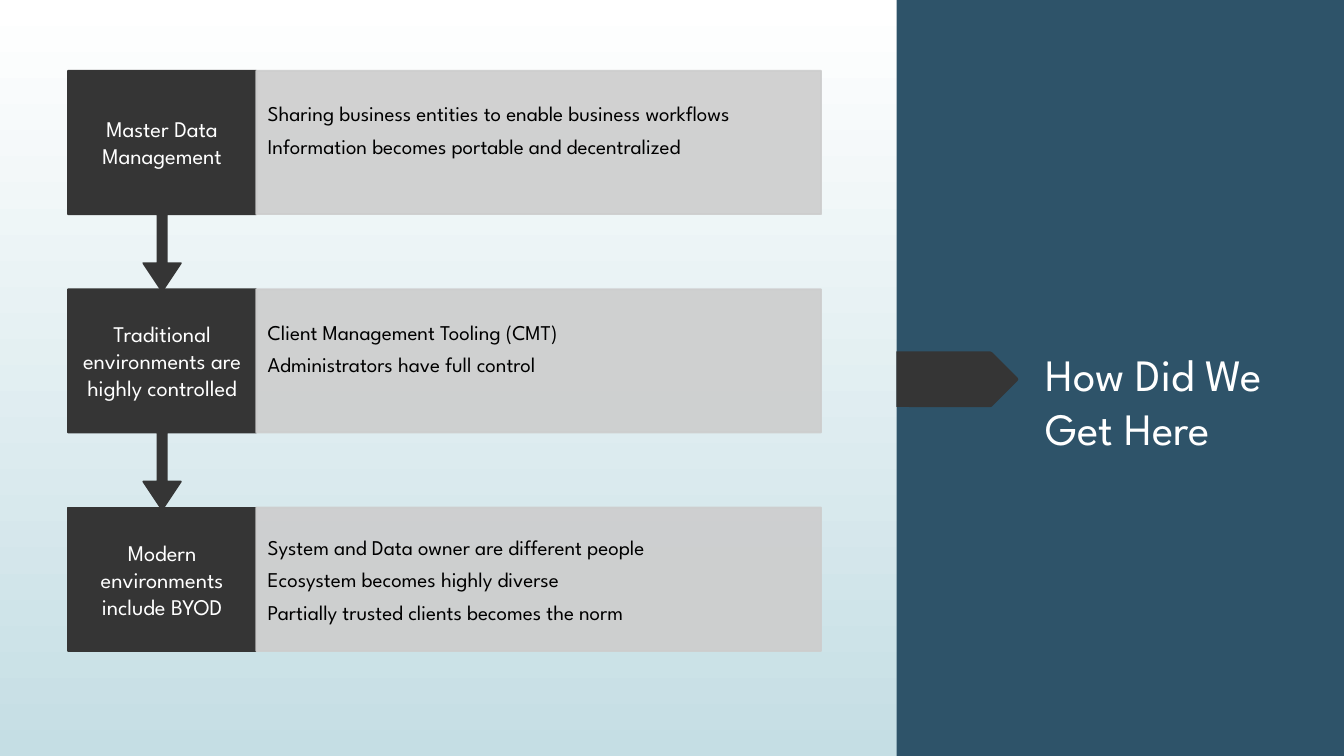
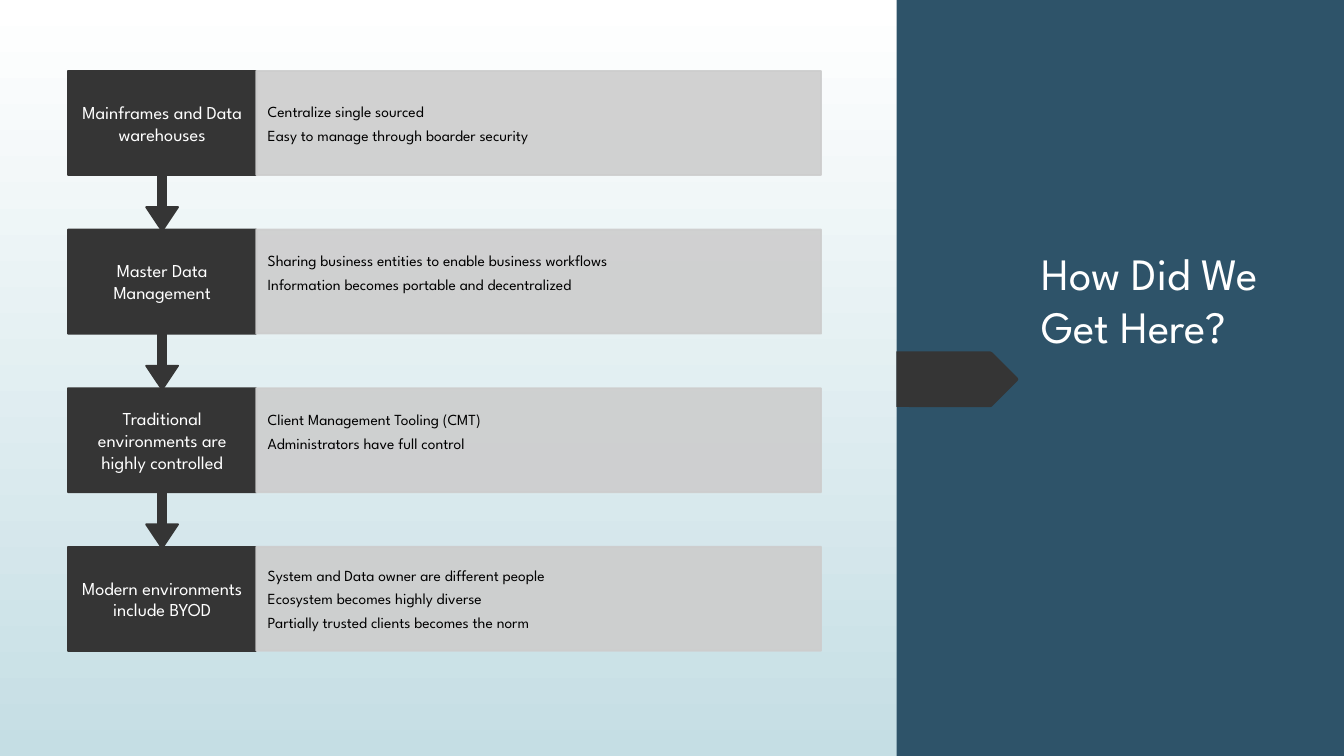
Before and after one commit to dr-natetorious/TIM-7030-Managing_Risks_and_Privacy, a slide deck: slide 3 of Week7_MasterDataMgmt/BachmeierNTIM7030-7.pptx. Drawn at 1344x756 pixels with LibreOffice and Linux fonts; fonts in the diff are those of the drawing. Boxes give left, top, right and bottom in pixels: in the first picture for what was removed or moved away, otherwise in the second. Text is boxed around its words. In the diff, an @@ line names an element or a change of style, - is before the commit and + after.

```diff
--- a/Week7_MasterDataMgmt/BachmeierNTIM7030-7.pptx
+++ b/Week7_MasterDataMgmt/BachmeierNTIM7030-7.pptx
@@ up arrow callout: place and size @@
-up arrow callout at bbox=[68, 71, 256, 291]
+up arrow callout at bbox=[68, 71, 256, 231]
@@ rectangle: place and size @@
-rectangle at bbox=[256, 71, 821, 214]
+rectangle at bbox=[256, 71, 821, 174]
@@ group added at bbox=[68, 106, 821, 390]: 2 texts, 1 up arrow callout, 1 rectangle @@
+Mainframes and Data warehouses
+Centralize single sourced
+Easy to manage through boarder security
@@ size 16 to 13 pt; less space between paragraphs in 3 elements at bbox=[82, 582, 242, 616], bbox=[98, 412, 226, 473], bbox=[114, 265, 211, 303] @@
@@ text "Master Data Management": place and size @@
-text "Master Data Management" at bbox=[102, 122, 221, 169]
+text "Master Data Management" at bbox=[114, 265, 211, 303]
@@ size 15 to 11 pt; less space between paragraphs in 3 elements at bbox=[268, 570, 545, 631], bbox=[268, 414, 481, 449], bbox=[268, 255, 608, 293] @@
@@ text "Sharing business entities to enable ...": place and size @@
-text "Sharing business entities to enable ..." at bbox=[268, 106, 730, 159]
+text "Sharing business entities to enable ..." at bbox=[268, 255, 608, 293]
@@ title at bbox=[1041, 259, 1258, 344]: text changed @@
-How Did We Get Here
+How Did We Get Here?
@@ text "Traditional environments are highly controlled": place and size @@
-text "Traditional environments are highly controlled" at bbox=[83, 326, 241, 401]
+text "Traditional environments are highly controlled" at bbox=[98, 412, 226, 473]
@@ up arrow callout: place and size @@
-up arrow callout at bbox=[68, 289, 256, 510]
+up arrow callout at bbox=[68, 388, 256, 548]
@@ text "Client Management Tooling (CMT)": place and size @@
-text "Client Management Tooling (CMT)" at bbox=[268, 325, 557, 373]
+text "Client Management Tooling (CMT)" at bbox=[268, 414, 481, 449]
@@ rectangle: place and size @@
-rectangle at bbox=[256, 289, 821, 433]
+rectangle at bbox=[256, 388, 821, 492]
@@ text "Modern environments include BYOD": place and size @@
-text "Modern environments include BYOD" at bbox=[101, 545, 224, 616]
+text "Modern environments include BYOD" at bbox=[82, 582, 242, 616]
@@ rectangle: place and size @@
-rectangle at bbox=[68, 508, 256, 651]
+rectangle at bbox=[68, 546, 256, 650]
@@ text "System and Data owner are ...": place and size @@
-text "System and Data owner are ..." at bbox=[268, 540, 644, 625]
+text "System and Data owner are ..." at bbox=[268, 570, 545, 631]
@@ rectangle: place and size @@
-rectangle at bbox=[256, 508, 821, 651]
+rectangle at bbox=[256, 546, 821, 650]
```
Also in this commit, not shown: 5 other slides changed, 1 other file.
